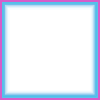
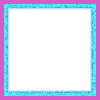
Before/after of a (100, 100) layered artwork. What changed in the layer stack:
painted on "Layer 1" over 2, 2, 98, 98
removed layer "Layer 2" over 2, 2, 98, 98
